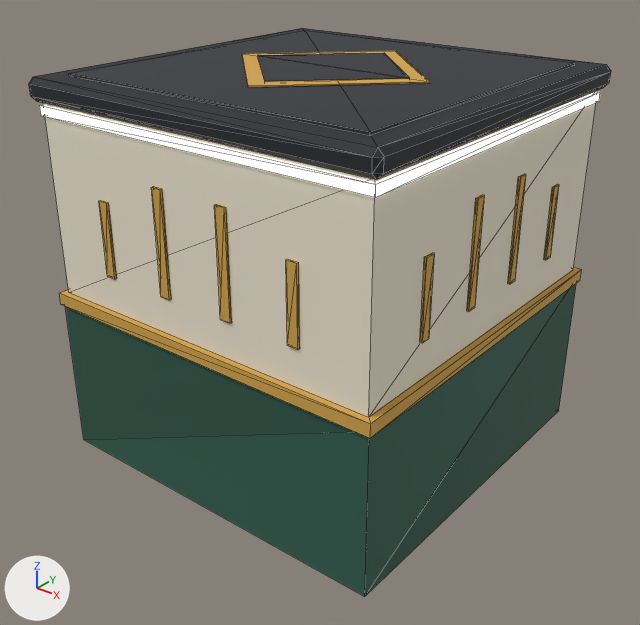
The glTF model foxspy/models/kit-newyork-wall.glb as it was, and as the next commit left it.
Camera for both pictures: a 50 mm camera at (2.8, -3.57, 2.95) aimed at (0.04, -0.12, 0.81). Lighting does not change. The marker at lower left points along +X, +Y and +Z. The first picture is the older version. Mesh edges are drawn as thin lines. Vertices at exactly the same position are counted once.

The first picture shows 'kit-newyork-wall'.
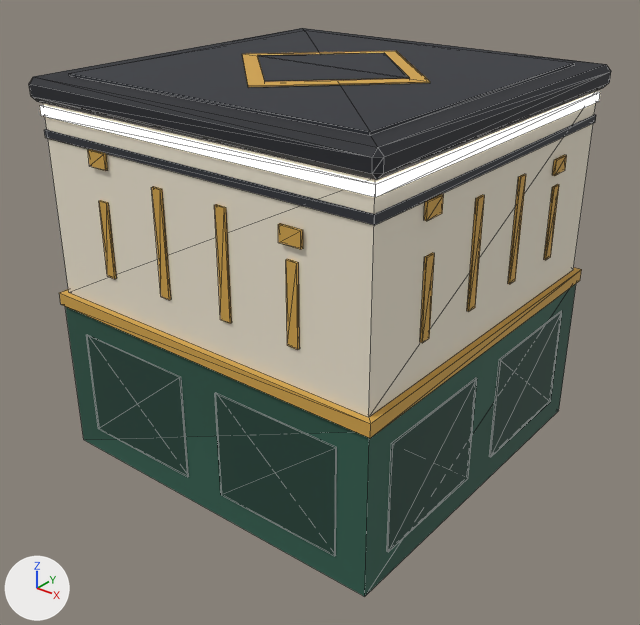
Patch to the scene script:
```diff
--- a/foxspy/models/kit-newyork-wall.glb.py
+++ b/foxspy/models/kit-newyork-wall.glb.py
@@ me_kit_newyork_wall @@
 # used by ob_kit_newyork_wall; location = (0.0, 0.0, 0.0)
-me_kit_newyork_wall.from_pydata(...)  # 208 vertices, 320 faces; spans x -1.05..1.05, y -1.05..1.05, z 0.0..2.12
+me_kit_newyork_wall.from_pydata(...)  # 344 vertices, 524 faces; spans x -1.05..1.05, y -1.05..1.05, z 0.0..2.12
+# me_kit_newyork_wall part 1: a new loose piece, a box spanning x -0.85..-0.12, y -1.028..-1.02, z 0.15..0.75, in mat_main
+# me_kit_newyork_wall part 2: a new loose piece, a box spanning x 0.12..0.85, y -1.028..-1.02, z 0.15..0.75, in mat_main
+# me_kit_newyork_wall part 3: a new loose piece, a box spanning x -0.66..-0.54, y -1.02..-1.006, z 1.72..1.8, in mat_main
+# me_kit_newyork_wall part 4: a new loose piece, a box spanning x 0.54..0.66, y -1.02..-1.006, z 1.62..1.7, in mat_main
+# me_kit_newyork_wall part 5: a new loose piece, a box spanning x 1.02..1.028, y -0.85..-0.12, z 0.15..0.75, in mat_main
+# me_kit_newyork_wall part 6: a new loose piece, a box spanning x 1.02..1.028, y 0.12..0.85, z 0.15..0.75, in mat_main
+# me_kit_newyork_wall part 7: a new loose piece, a box spanning x 1.006..1.02, y -0.66..-0.54, z 1.72..1.8, in mat_main
+# me_kit_newyork_wall part 8: a new loose piece, a box spanning x 1.006..1.02, y 0.54..0.66, z 1.62..1.7, in mat_main
+# me_kit_newyork_wall part 9: a new loose piece, a box spanning x -1.008..1.008, y -1.008..1.008, z 1.8..1.84, in mat_main
+# other edits to the shape of me_kit_newyork_wall do not show in these pictures
 me_kit_newyork_wall.materials.append(mat_main)
```

Location of each change, (x1, y1, x2, y2) in pixels of the pictures (640 x 625 px):
part 1 of me_kit_newyork_wall, added (green)
    after: (86, 334, 189, 477)
part 2 of me_kit_newyork_wall, added (green)
    after: (215, 393, 337, 556)
part 3 of me_kit_newyork_wall, added
    after: (88, 149, 108, 171)
part 4 of me_kit_newyork_wall, added (brown)
    after: (278, 223, 303, 249)
part 5 of me_kit_newyork_wall, added
    after: (387, 378, 477, 552)
part 6 of me_kit_newyork_wall, added
    after: (489, 311, 562, 457)
part 7 of me_kit_newyork_wall, added
    after: (424, 194, 444, 221)
part 8 of me_kit_newyork_wall, added
    after: (552, 155, 567, 176)
part 9 of me_kit_newyork_wall, added
    after: (44, 114, 596, 225)
